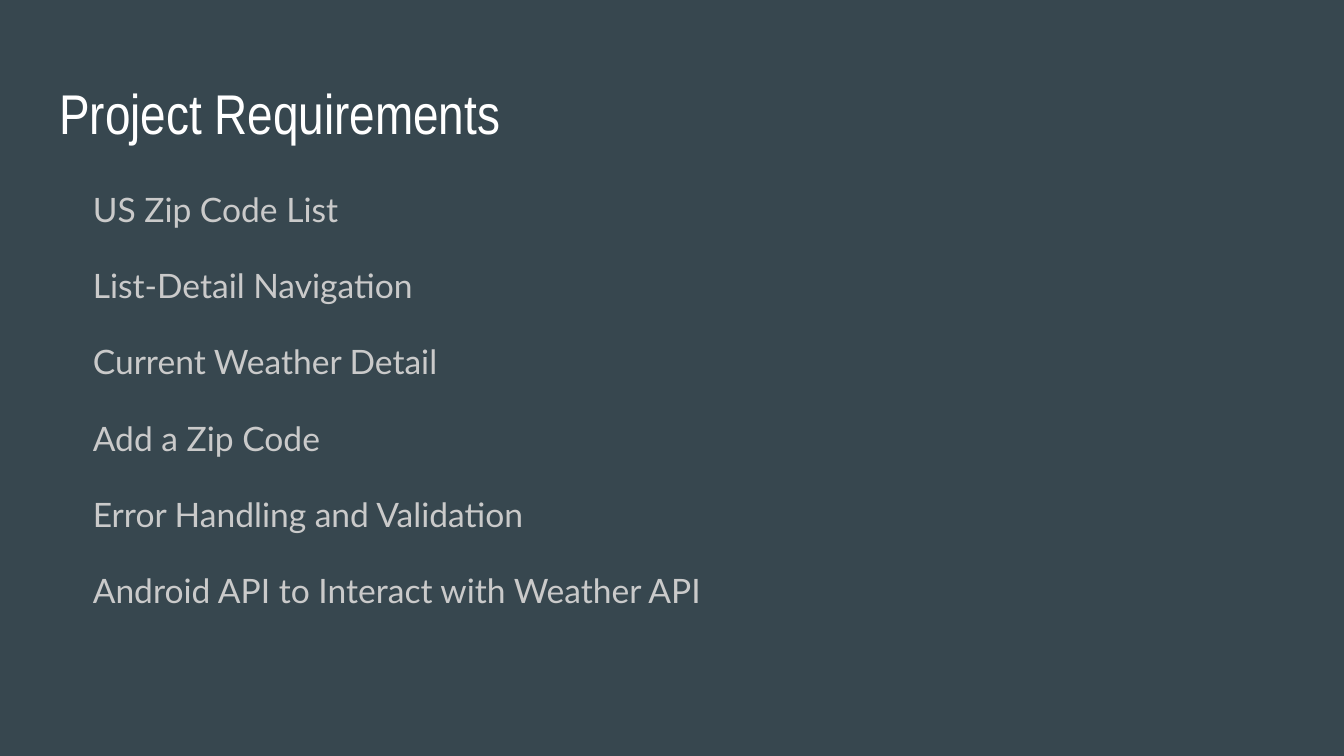
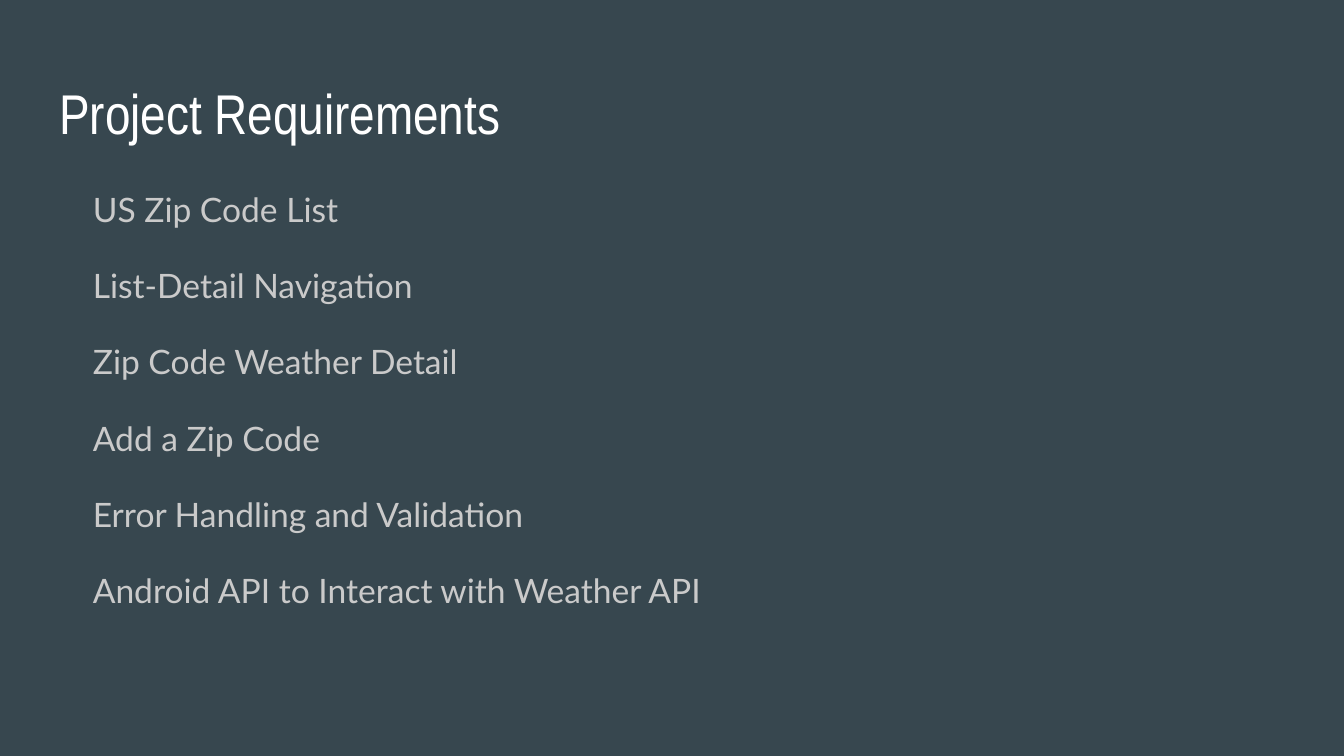
Before and after one commit to laurenyew/WeatherApp, a slide deck: slide 2 of Phunware_Weather_App_Presentation.pptx. Drawn at 1344x756 pixels with LibreOffice and Linux fonts; fonts in the diff are those of the drawing. Boxes give left, top, right and bottom in pixels: in the first picture for what was removed or moved away, otherwise in the second. Text is boxed around its words. In the diff, an @@ line names an element or a change of style, - is before the commit and + after.

```diff
--- a/Phunware_Weather_App_Presentation.pptx
+++ b/Phunware_Weather_App_Presentation.pptx
@@ text at [93, 349, 458, 380]: text changed @@
-Current Weather Detail
+Zip Code Weather Detail
```
Also in this commit, not shown: 1 other slide changed, 9 other files.
